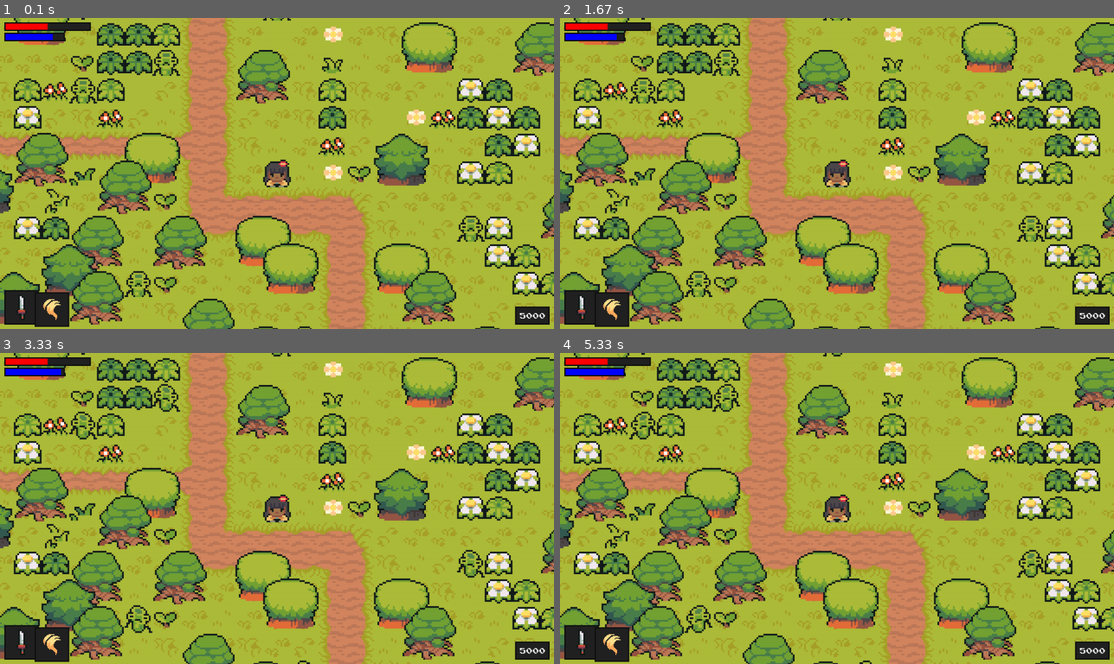
Above: before the commit, frames 1-4 (two rows, left to right).
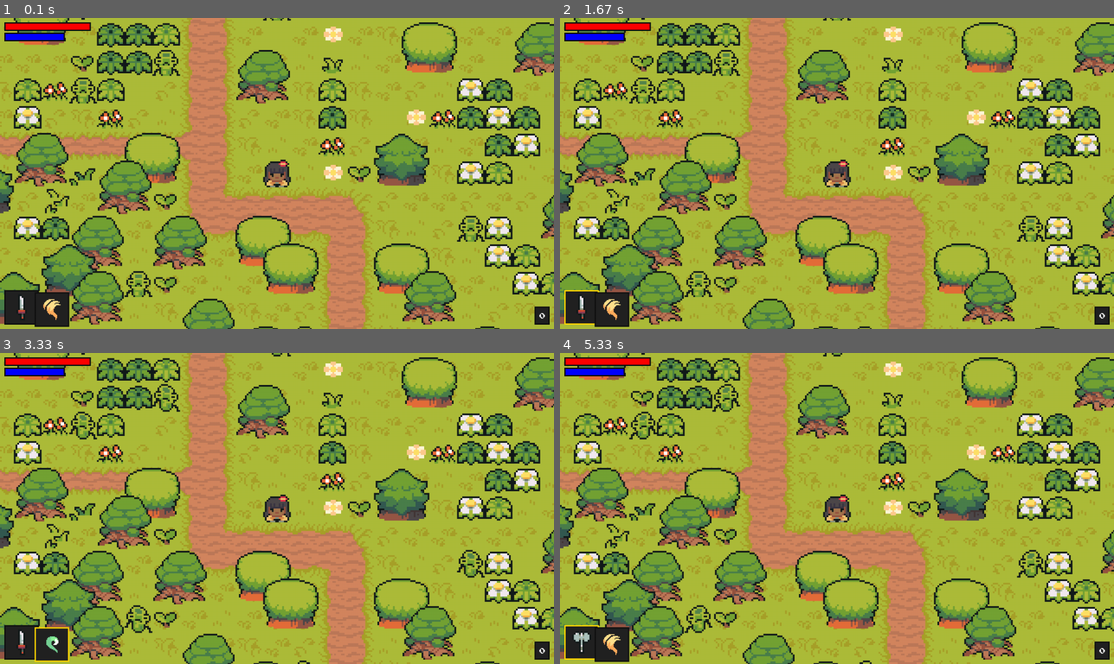
Above: after the commit, the same moments.

Repository: hlecates/gym-zelda-pygame
Game: pygame game, started from gym_zelda_pygame/game/code/main.py
The game is run twice, just before and just after one commit, with the same random seed, the same clock (stepped at 60 frames per second) and the same inputs.
Inputs:
- Up to frame 1 (0.1 s): no input
- Up to frame 2 (1.67 s): hold A 0.33-0.87 s; hold S 0.9-1.2 s; hold A 1.23-1.63 s
- Up to frame 3 (3.33 s): hold S 1.67-2.03 s; hold A 2.07-2.53 s; hold A 2.57-3.1 s; hold S from 3.13 s (still down)
- Up to frame 4 (5.33 s): release S at 3.43 s; hold A 3.47-3.87 s; hold S 3.9-4.27 s; hold A 4.3-4.77 s; hold A from 4.8 s (still down)

The runs differ from the first frame. In frame 1, 0.4% of the frame differs, in the area x 8-98%, y 1-99%; in frame 2, 0.5%; in frame 3, 0.6%, in the area x 6-98%, y 1-100%; in frame 4, 0.6%.

Commit message:
bump to v0.1.6

Diff:
--- a/gym_zelda_pygame/adapter.py
+++ b/gym_zelda_pygame/adapter.py
@@ -146,7 +146,7 @@
                     player.attack_time = pygame.time.get_ticks()
                     if hasattr(player, 'create_attack'):
                         player.create_attack()
-                    if hasattr(player, 'weapon_attack_sound'):
+                    if hasattr(player, 'weapon_attack_sound') and player.weapon_attack_sound:
                         player.weapon_attack_sound.play()
 
                 # Handle magic
@@ -209,7 +209,7 @@
             # Draw UI
             if hasattr(self.level, 'ui') and hasattr(self.level, 'player'):
                 if hasattr(self.level.ui, 'display'):
-                    self.level.ui.display(surface)
+                    self.level.ui.display(self.level.player)
 
             # Draw upgrade menu if active
             if hasattr(self.level, 'game_paused') and self.level.game_paused:
--- a/gym_zelda_pygame/game/code/enemy.py
+++ b/gym_zelda_pygame/game/code/enemy.py
@@ -1,7 +1,7 @@
 import pygame
 from settings import *
 from entity import Entity
-from support import *
+from support import _resolve_asset_path, import_folder
 
 class Enemy(Entity):
 	def __init__(self,monster_name,pos,groups,obstacle_sprites,damage_player,trigger_death_particles,add_exp):
@@ -45,13 +45,18 @@
 		self.hit_time = None
 		self.invincibility_duration = 300
 
-		# sounds
-		self.death_sound = pygame.mixer.Sound('../audio/death.wav')
-		self.hit_sound = pygame.mixer.Sound('../audio/hit.wav')
-		self.attack_sound = pygame.mixer.Sound(monster_info['attack_sound'])
-		self.death_sound.set_volume(0.6)
-		self.hit_sound.set_volume(0.6)
-		self.attack_sound.set_volume(0.6)
+		# sounds (guard mixer for headless CI)
+		try:
+			self.death_sound = pygame.mixer.Sound(_resolve_asset_path('../audio/death.wav'))
+			self.hit_sound = pygame.mixer.Sound(_resolve_asset_path('../audio/hit.wav'))
+			self.attack_sound = pygame.mixer.Sound(_resolve_asset_path(monster_info['attack_sound']))
+			self.death_sound.set_volume(0.6)
+			self.hit_sound.set_volume(0.6)
+			self.attack_sound.set_volume(0.6)
+		except pygame.error:
+			self.death_sound = None
+			self.hit_sound = None
+			self.attack_sound = None
 
 	def import_graphics(self,name):
 		self.animations = {'idle':[],'move':[],'attack':[]}
@@ -87,7 +92,8 @@
 		if self.status == 'attack':
 			self.attack_time = pygame.time.get_ticks()
 			self.damage_player(self.attack_damage,self.attack_type)
-			self.attack_sound.play()
+			if self.attack_sound:
+				self.attack_sound.play()
 		elif self.status == 'move':
 			self.direction = self.get_player_distance_direction(player)[1]
 		else:
@@ -123,7 +129,8 @@
 
 	def get_damage(self,player,attack_type):
 		if self.vulnerable:
-			self.hit_sound.play()
+			if self.hit_sound:
+				self.hit_sound.play()
 			self.direction = self.get_player_distance_direction(player)[1]
 			if attack_type == 'weapon':
 				self.health -= player.get_full_weapon_damage()
@@ -137,7 +144,8 @@
 			self.kill()
 			self.trigger_death_particles(self.rect.center,self.monster_name)
 			self.add_exp(self.exp)
-			self.death_sound.play()
+			if self.death_sound:
+				self.death_sound.play()
 
 	def hit_reaction(self):
 		if not self.vulnerable:
--- a/gym_zelda_pygame/game/code/magic.py
+++ b/gym_zelda_pygame/game/code/magic.py
@@ -1,43 +1,38 @@
 import pygame
 from settings import *
-from random import randint
+from entity import Entity
+from support import _resolve_asset_path
 
 class MagicPlayer:
 	def __init__(self,animation_player):
 		self.animation_player = animation_player
-		self.sounds = {
-		'heal': pygame.mixer.Sound('../audio/heal.wav'),
-		'flame':pygame.mixer.Sound('../audio/Fire.wav')
-		}
+		# preload sounds safely
+		try:
+			self.sounds = {
+				'heal': pygame.mixer.Sound(_resolve_asset_path('../audio/heal.wav')),
+				'flame': pygame.mixer.Sound(_resolve_asset_path('../audio/Fire.wav'))
+			}
+			for s in self.sounds.values():
+				s.set_volume(0.6)
+		except pygame.error:
+			self.sounds = {'heal': None, 'flame': None}
 
 	def heal(self,player,strength,cost,groups):
 		if player.energy >= cost:
-			self.sounds['heal'].play()
+			player.energy -= cost
 			player.health += strength
-			player.energy -= cost
 			if player.health >= player.stats['health']:
 				player.health = player.stats['health']
+
 			self.animation_player.create_particles('aura',player.rect.center,groups)
-			self.animation_player.create_particles('heal',player.rect.center,groups)
+			self.animation_player.create_particles('heal',player.rect.center + pygame.math.Vector2(0,-60),groups)
+			if self.sounds['heal']:
+				self.sounds['heal'].play()
 
 	def flame(self,player,cost,groups):
 		if player.energy >= cost:
 			player.energy -= cost
-			self.sounds['flame'].play()
 
-			if player.status.split('_')[0] == 'right': direction = pygame.math.Vector2(1,0)
-			elif player.status.split('_')[0] == 'left': direction = pygame.math.Vector2(-1,0)
-			elif player.status.split('_')[0] == 'up': direction = pygame.math.Vector2(0,-1)
-			else: direction = pygame.math.Vector2(0,1)
-
-			for i in range(1,6):
-				if direction.x: #horizontal
-					offset_x = (direction.x * i) * TILESIZE
-					x = player.rect.centerx + offset_x + randint(-TILESIZE // 3, TILESIZE // 3)
-					y = player.rect.centery + randint(-TILESIZE // 3, TILESIZE // 3)
-					self.animation_player.create_particles('flame',(x,y),groups)
-				else: # vertical
-					offset_y = (direction.y * i) * TILESIZE
-					x = player.rect.centerx + randint(-TILESIZE // 3, TILESIZE // 3)
-					y = player.rect.centery + offset_y + randint(-TILESIZE // 3, TILESIZE // 3)
-					self.animation_player.create_particles('flame',(x,y),groups)
+			self.animation_player.create_particles('flame',player.rect.center + pygame.math.Vector2(0,-16),groups)
+			if self.sounds['flame']:
+				self.sounds['flame'].play()
--- a/gym_zelda_pygame/game/code/main.py
+++ b/gym_zelda_pygame/game/code/main.py
@@ -1,6 +1,14 @@
 import pygame, sys
 from settings import *
 from level import Level
+from support import _resolve_asset_path
+
+# Safely load main sound only if mixer is initialized
+try:
+	main_sound = pygame.mixer.Sound(_resolve_asset_path('../audio/main.ogg'))
+	main_sound.set_volume(0.5)
+except pygame.error:
+	main_sound = None
 
 class Game:
 	def __init__(self):
@@ -14,9 +22,8 @@
 		self.level = Level()
 
 		# sound
-		main_sound = pygame.mixer.Sound('../audio/main.ogg')
-		main_sound.set_volume(0.5)
-		main_sound.play(loops = -1)
+		if main_sound:
+			main_sound.play(loops = -1)
 
 	def run(self):
 		while True:
--- a/gym_zelda_pygame/game/code/player.py
+++ b/gym_zelda_pygame/game/code/player.py
@@ -1,48 +1,56 @@
 import pygame
 from settings import *
-from support import import_folder
 from entity import Entity
+from support import import_folder, _resolve_asset_path
 
 class Player(Entity):
 	def __init__(self,pos,groups,obstacle_sprites,create_attack,destroy_attack,create_magic):
 		super().__init__(groups)
-		self.image = pygame.image.load('../graphics/test/player.png').convert_alpha()
+		self.image = pygame.image.load(_resolve_asset_path('../graphics/test/player.png')).convert_alpha()
 		self.rect = self.image.get_rect(topleft = pos)
-		self.hitbox = self.rect.inflate(-6,HITBOX_OFFSET['player'])
+		self.hitbox = self.rect.inflate(0,-26)
+		self.obstacle_sprites = obstacle_sprites
 
 		# graphics setup
 		self.import_player_assets()
 		self.status = 'down'
 
 		# movement
+		self.speed = 5
 		self.attacking = False
 		self.attack_cooldown = 400
 		self.attack_time = None
-		self.obstacle_sprites = obstacle_sprites
-
-		# weapon
+
+		# weapons
+		self.weapon_index = 0
+		self.weapon = list(weapon_data.keys())[self.weapon_index]
 		self.create_attack = create_attack
 		self.destroy_attack = destroy_attack
-		self.weapon_index = 0
-		self.weapon = list(weapon_data.keys())[self.weapon_index]
-		self.can_switch_weapon = True
-		self.weapon_switch_time = None
-		self.switch_duration_cooldown = 200
+		try:
+			self.weapon_attack_sound = pygame.mixer.Sound(_resolve_asset_path('../audio/sword.wav'))
+			self.weapon_attack_sound.set_volume(0.4)
+		except pygame.error:
+			self.weapon_attack_sound = None
 
 		# magic
 		self.create_magic = create_magic
 		self.magic_index = 0
 		self.magic = list(magic_data.keys())[self.magic_index]
+
+		# switch cooldowns (for UI overlay expectations)
+		self.can_switch_weapon = True
+		self.weapon_switch_time = None
 		self.can_switch_magic = True
 		self.magic_switch_time = None
+		self.switch_duration_cooldown = 200
 
 		# stats
-		self.stats = {'health': 100,'energy':60,'attack': 10,'magic': 4,'speed': 5}
-		self.max_stats = {'health': 300, 'energy': 140, 'attack': 20, 'magic' : 10, 'speed': 10}
-		self.upgrade_cost = {'health': 100, 'energy': 100, 'attack': 100, 'magic' : 100, 'speed': 100}
-		self.health = self.stats['health'] * 0.5
-		self.energy = self.stats['energy'] * 0.8
-		self.exp = 5000
+		self.stats = {'health': 100, 'energy': 60, 'attack': 10, 'magic': 4, 'speed': 5}
+		self.max_stats = {'health': 300, 'energy': 140, 'attack': 20, 'magic': 10, 'speed': 10}
+		self.upgrade_cost = {'health': 100, 'energy': 100, 'attack': 100, 'magic': 100, 'speed': 100}
+		self.health = self.stats['health']
+		self.energy = self.stats['energy']
+		self.exp = 0
 		self.speed = self.stats['speed']
 
 		# damage timer
@@ -50,24 +58,19 @@
 		self.hurt_time = None
 		self.invulnerability_duration = 500
 
-		# import a sound
-		self.weapon_attack_sound = pygame.mixer.Sound('../audio/sword.wav')
-		self.weapon_attack_sound.set_volume(0.4)
-
 	def import_player_assets(self):
-		character_path = '../graphics/player/'
-		self.animations = {'up': [],'down': [],'left': [],'right': [],
-			'right_idle':[],'left_idle':[],'up_idle':[],'down_idle':[],
-			'right_attack':[],'left_attack':[],'up_attack':[],'down_attack':[]}
-
+		self.animations = {'up':[], 'down':[], 'left':[], 'right':[],
+			'right_idle':[],'down_idle':[],'left_idle':[],'up_idle':[],
+			'right_attack':[],'down_attack':[],'left_attack':[],'up_attack':[]}
+
+		main_path = '../graphics/player/'
 		for animation in self.animations.keys():
-			full_path = character_path + animation
-			self.animations[animation] = import_folder(full_path)
+			self.animations[animation] = import_folder(main_path + animation)
 
 	def input(self):
+		keys = pygame.key.get_pressed()
+
 		if not self.attacking:
-			keys = pygame.key.get_pressed()
-
 			# movement input
 			if keys[pygame.K_UP]:
 				self.direction.y = -1
@@ -88,14 +91,14 @@
 				self.direction.x = 0
 
 			# attack input
-			if keys[pygame.K_SPACE]:
+			if keys[pygame.K_z]:
 				self.attacking = True
 				self.attack_time = pygame.time.get_ticks()
 				self.create_attack()
-				self.weapon_attack_sound.play()
-
-			# magic input
-			if keys[pygame.K_LCTRL]:
+				if self.weapon_attack_sound:
+					self.weapon_attack_sound.play()
+
+			if keys[pygame.K_x]:
 				self.attacking = True
 				self.attack_time = pygame.time.get_ticks()
 				style = list(magic_data.keys())[self.magic_index]
@@ -103,30 +106,20 @@
 				cost = list(magic_data.values())[self.magic_index]['cost']
 				self.create_magic(style,strength,cost)
 
-			if keys[pygame.K_q] and self.can_switch_weapon:
+			# switch weapon with lightweight cooldown to satisfy UI overlay
+			if keys[pygame.K_a] and not self.attacking and self.can_switch_weapon:
 				self.can_switch_weapon = False
 				self.weapon_switch_time = pygame.time.get_ticks()
-
-				if self.weapon_index < len(list(weapon_data.keys())) - 1:
-					self.weapon_index += 1
-				else:
-					self.weapon_index = 0
-
+				self.weapon_index = (self.weapon_index + 1) % len(weapon_data.keys())
 				self.weapon = list(weapon_data.keys())[self.weapon_index]
 
-			if keys[pygame.K_e] and self.can_switch_magic:
+			# switch magic with lightweight cooldown to satisfy UI overlay
+			if keys[pygame.K_s] and not self.attacking and self.can_switch_magic:
 				self.can_switch_magic = False
 				self.magic_switch_time = pygame.time.get_ticks()
-
-				if self.magic_index < len(list(magic_data.keys())) - 1:
-					self.magic_index += 1
-				else:
-					self.magic_index = 0
-
-				self.magic = list(magic_data.keys())[self.magic_index]
+				self.magic_index = (self.magic_index + 1) % len(magic_data.keys())
 
 	def get_status(self):
-
 		# idle status
 		if self.direction.x == 0 and self.direction.y == 0:
 			if not 'idle' in self.status and not 'attack' in self.status:
@@ -140,29 +133,24 @@
 					self.status = self.status.replace('_idle','_attack')
 				else:
 					self.status = self.status + '_attack'
-		else:
-			if 'attack' in self.status:
-				self.status = self.status.replace('_attack','')
 
 	def cooldowns(self):
 		current_time = pygame.time.get_ticks()
-
 		if self.attacking:
-			if current_time - self.attack_time >= self.attack_cooldown + weapon_data[self.weapon]['cooldown']:
+			if current_time - self.attack_time >= self.attack_cooldown:
 				self.attacking = False
 				self.destroy_attack()
 
-		if not self.can_switch_weapon:
+		# simple switch cooldown windows so UI overlay can blink
+		if not self.can_switch_weapon and self.weapon_switch_time is not None:
 			if current_time - self.weapon_switch_time >= self.switch_duration_cooldown:
 				self.can_switch_weapon = True
-
-		if not self.can_switch_magic:
+				self.weapon_switch_time = None
+
+		if not self.can_switch_magic and self.magic_switch_time is not None:
 			if current_time - self.magic_switch_time >= self.switch_duration_cooldown:
 				self.can_switch_magic = True
-
-		if not self.vulnerable:
-			if current_time - self.hurt_time >= self.invulnerability_duration:
-				self.vulnerable = True
+				self.magic_switch_time = None
 
 	def animate(self):
 		animation = self.animations[self.status]
--- a/pyproject.toml
+++ b/pyproject.toml
@@ -4,7 +4,7 @@
 
 [project]
 name = "gym-zelda-pygame"
-version = "0.1.6"
+version = "0.1.7"
 description = "A ROM-free Zelda-like Gymnasium environment built on Pygame."
 readme = "README.md"
 requires-python = ">=3.9"
